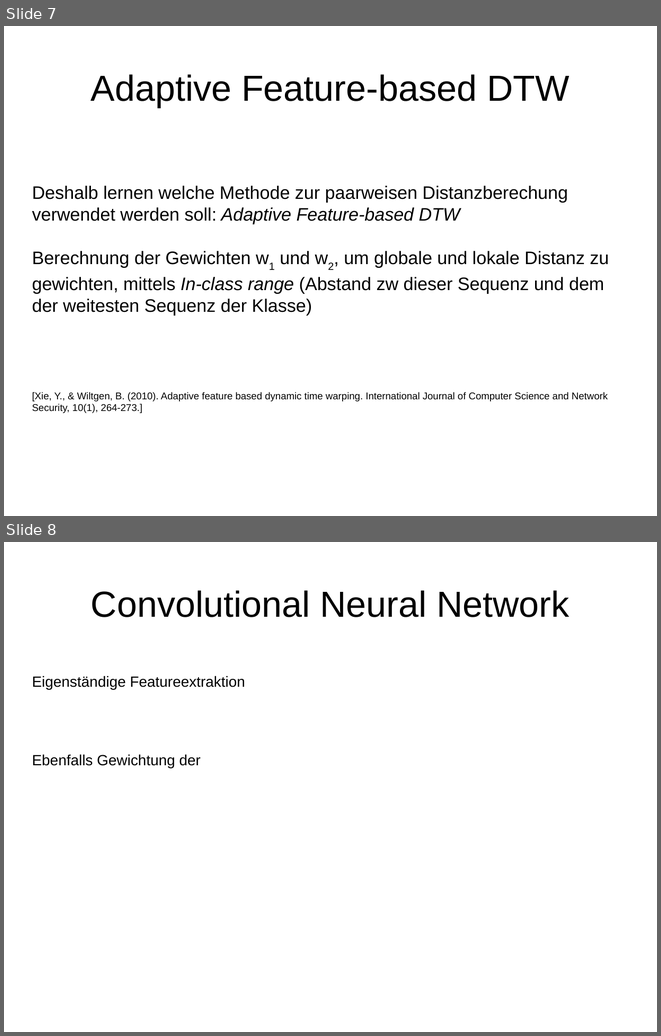
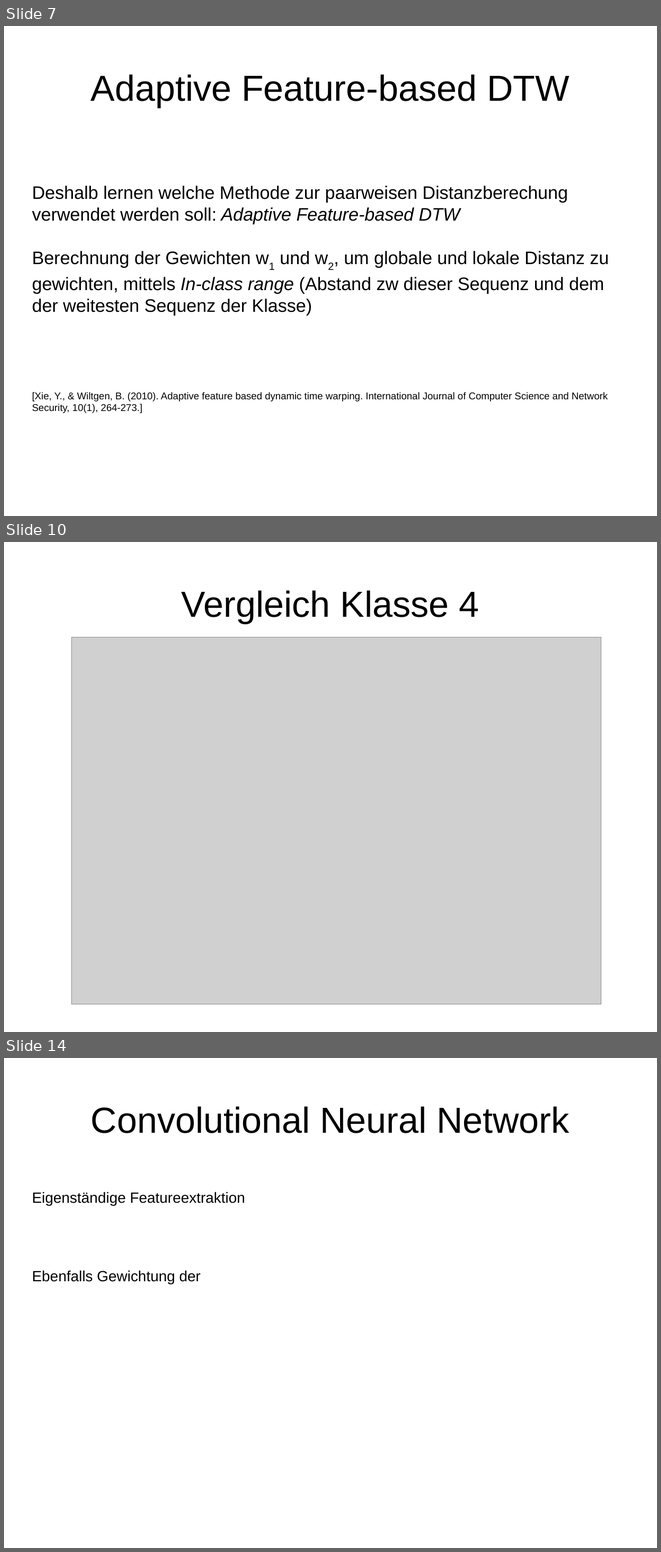
Before and after one commit to HannahSyrek/MTAnalysisOfCGMCurves, a slide deck: presentations/presentation_26_03_18.odp. Shown one above the other, each under a label of ours: slides 7 and 8 before the commit, slides 7, 10 and 14 after it; the slides between them are not shown. The pictures are 661x1036 and 661x1552 pixels, drawn with LibreOffice and Linux fonts; fonts in the diff are those of the drawing; grey boxes stand for pictures. Boxes give left, top, right and bottom in pixels: in the first picture for what was removed or moved away, otherwise in the second. Text is boxed around its words. In the diff, an @@ line names an element or a change of style, - is before the commit and + after.

```diff
--- a/presentations/presentation_26_03_18.odp
+++ b/presentations/presentation_26_03_18.odp
@@ slide 10 added at (x1=4, y1=542, x2=657, y2=1032), background #FFFFFF @@
@@ title added at (x1=182, y1=590, x2=479, y2=623), 44 pt, text #000000 @@
+Vergleich Klasse 4
@@ picture added at (x1=71, y1=637, x2=601, y2=1004) @@
@@ what was slide 8 is now slide 14 @@
```
Also in this commit, not shown: 1 slide changed, 4 other slides added, 16 other files.
